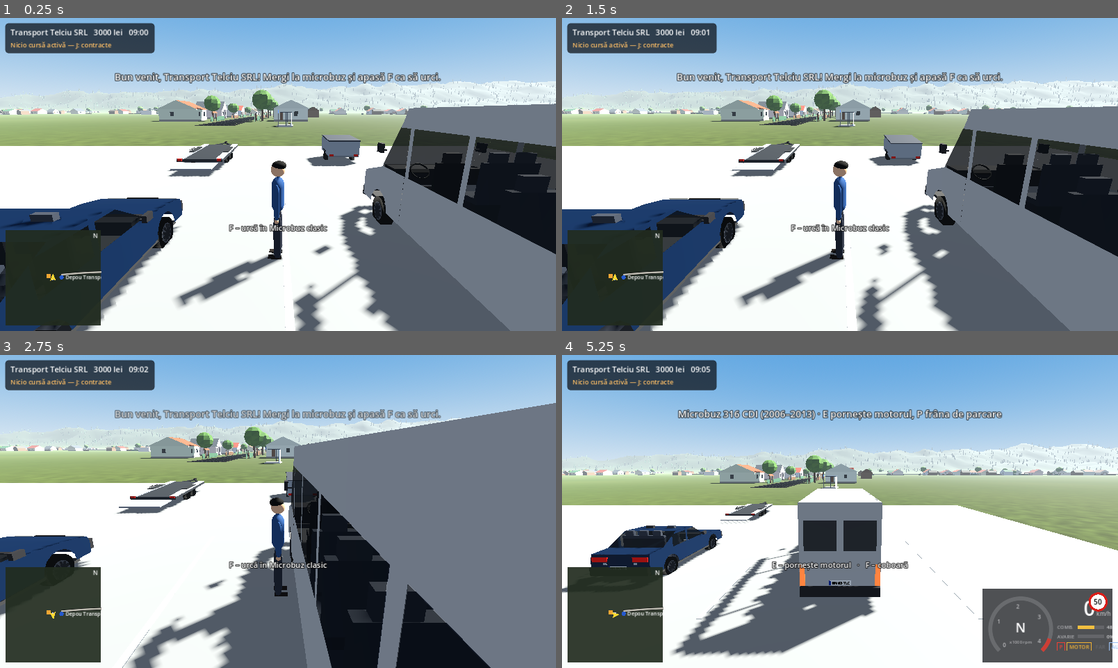
Above: before the commit, frames 1-4 (two rows, left to right).
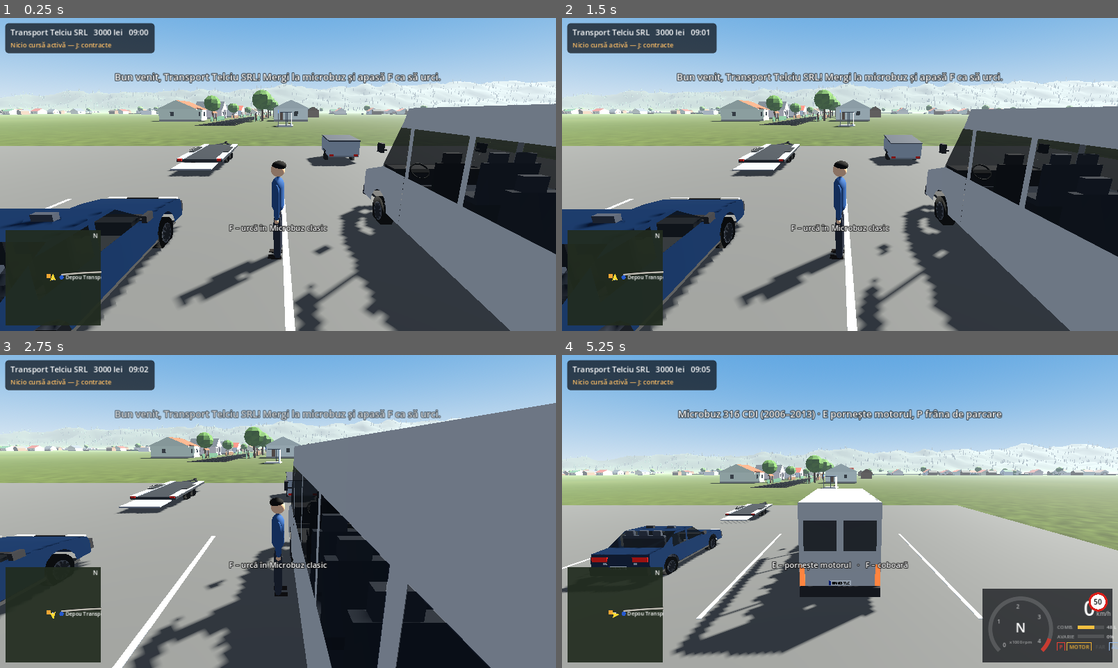
Above: after the commit, the same moments.

Repository: scuturicilucian768-art/acer
Game: Godot game, scene res://scenes/main.tscn
Two runs of this game, one before a commit and one after it. Both use one fixed random seed, a clock stepped at 60 frames per second and the inputs below.
Inputs (mouse positions are in pixels of both pictures, inside the frame that each line leads up to):
- Up to frame 1 (0.25 s): no input
- Up to frame 2 (1.5 s): drag from (617, 277) to (895, 105) at 0.52 s; drag from (728, 190) to (812, 237) at 1.27 s
- Up to frame 3 (2.75 s): move the mouse to (333, 442) at 2.02 s; hold D (steer_right) from 2.03 s (still down); hold Shift (clutch) from 2.03 s (still down)
- Up to frame 4 (5.25 s): release D (steer_right) at 2.75 s; release Shift (clutch) at 2.75 s; drag from (812, 574) to (673, 464) at 2.77 s; move the mouse to (1006, 558) at 3.52 s; hold A (steer_left) 3.53-4.25 s; tap E (engine) at 3.6 s; drag from (673, 464) to (756, 433) at 4.27 s; move the mouse to (867, 511) at 5.02 s; hold S (brake) from 5.03 s (still down); tap F (interact) at 5.1 s; click (867, 511) at 5.17 s

The runs differ from the first frame. In frame 1, 32% of the frame differs, in the area x 0-92%, y 40-100%; in frame 2, 32%; in frame 3, 23%; in frame 4, 32%.

Commit message:
Drumul Lung: web export preset, stream audio on web, darker depot yard
Co-Authored-By: Claude Opus 5.5 <noreply@anthropic.com>
Claude-Session: https://claude.ai/code/session_01GhMZpkS3Niwf2mKgb2VNRq

Diff:
--- a/drumul-lung/scripts/audio/engine_sound.gd
+++ b/drumul-lung/scripts/audio/engine_sound.gd
@@ -19,6 +19,8 @@
 	gen.mix_rate = RATE
 	gen.buffer_length = 0.12
 	stream = gen
+	# on the web Godot defaults to sample playback, which cannot play generated audio
+	playback_type = AudioServer.PLAYBACK_TYPE_STREAM
 	volume_db = linear_to_db(maxf(float(GameState.settings.get("volume", 0.8)), 0.001)) - 4.0
 	play()
 	_playback = get_stream_playback()
--- a/drumul-lung/scripts/world/world_builder.gd
+++ b/drumul-lung/scripts/world/world_builder.gd
@@ -556,7 +556,7 @@
 
 func _fuel_station(xf: Transform3D) -> void:
 	fuel_zone = xf * Vector3(0, 0, 10)
-	MeshKit.box(_st, xf * Transform3D(Basis(), Vector3(0, 0.03, 10)), Vector3(34, 0.06, 26), Color(0.62, 0.62, 0.6))
+	MeshKit.box(_st, xf * Transform3D(Basis(), Vector3(0, 0.03, 10)), Vector3(34, 0.06, 26), Color(0.42, 0.42, 0.41))
 	var canopy := xf * Transform3D(Basis(), Vector3(0, 0, 11))
 	MeshKit.box(_st, canopy * Transform3D(Basis(), Vector3(0, 5.2, 0)), Vector3(16, 0.6, 11), Color(0.95, 0.95, 0.95))
 	MeshKit.box(_st, canopy * Transform3D(Basis(), Vector3(0, 4.85, 0)), Vector3(16.1, 0.12, 11.1), Color(0.1, 0.45, 0.25))
@@ -576,7 +576,7 @@
 
 
 func _depot(xf: Transform3D) -> void:
-	MeshKit.box(_st, xf * Transform3D(Basis(), Vector3(0, 0.03, 0)), Vector3(56, 0.06, 44), Color(0.55, 0.55, 0.54))
+	MeshKit.box(_st, xf * Transform3D(Basis(), Vector3(0, 0.03, 0)), Vector3(56, 0.06, 44), Color(0.36, 0.36, 0.35))
 	# open-front garage hall at the back of the yard
 	var hall := xf * Transform3D(Basis(), Vector3(0, 0, -16))
 	var grey := Color(0.78, 0.8, 0.82)
Not shown, changed: drumul-lung/export_presets.cfg
